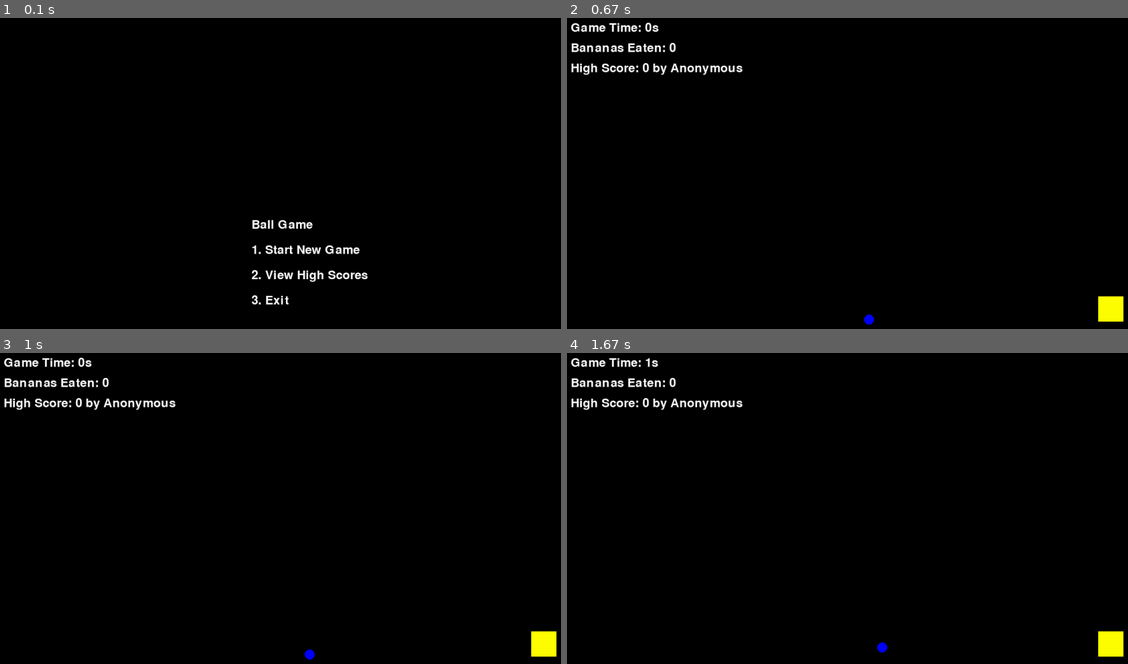
Above: before the commit, frames 1-4 (two rows, left to right).
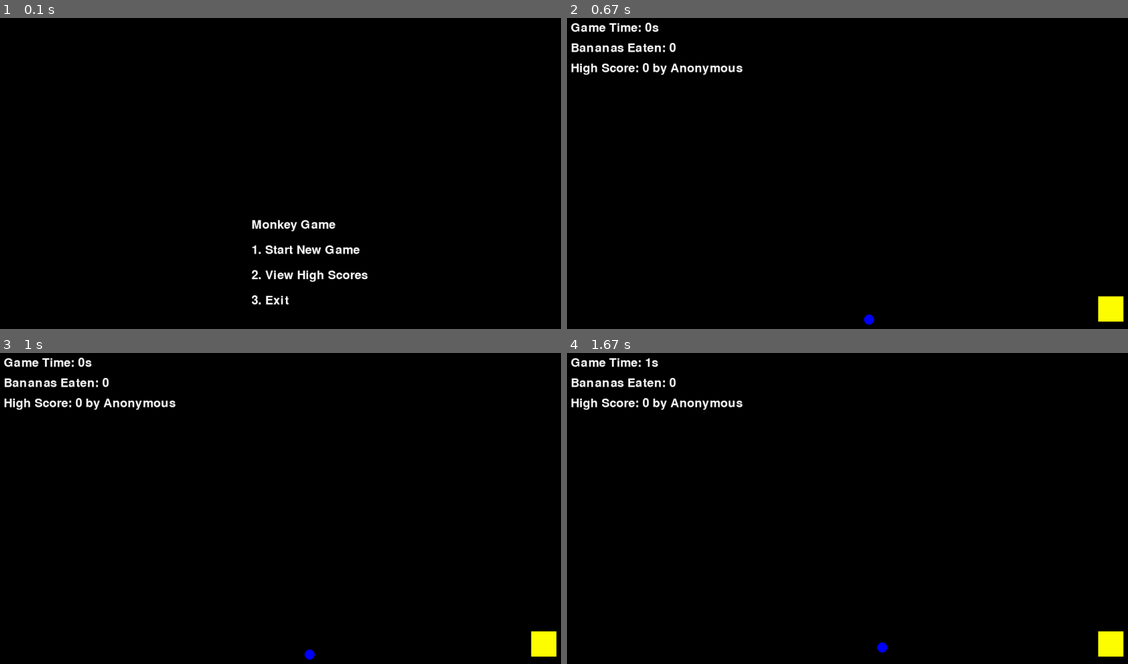
Above: after the commit, the same moments.

Repository: alavuvi/monkey-pygame
Game: pygame game, started from main.py
Two runs of this game, one before a commit and one after it. Both use one fixed random seed, a clock stepped at 60 frames per second and the inputs below.
Inputs:
- Up to frame 1 (0.1 s): no input
- Up to frame 2 (0.67 s): tap 1 at 0.33 s
- Up to frame 3 (1 s): hold Right from 0.67 s (still down)
- Up to frame 4 (1.67 s): release Right at 1.13 s; hold Up 1.22-1.52 s; hold Right from 1.55 s (still down)

The runs differ from the first frame. In frame 1, 0.3% of the frame differs, in the area x 44-60%, y 64-69%; in frame 2, nothing differs; in frame 3, nothing differs; in frame 4, nothing differs.

Commit message:
code cleaning

Diff:
--- a/main.py
+++ b/main.py
@@ -78,7 +78,7 @@
                     exit()  # Exit game
 
         screen.fill((0, 0, 0))
-        title_text = font.render("Ball Game", True, (255, 255, 255))
+        title_text = font.render("Monkey Game", True, (255, 255, 255))
         start_text = font.render("1. Start New Game", True, (255, 255, 255))
         highscore_text = font.render("2. View High Scores", True, (255, 255, 255))
         exit_text = font.render("3. Exit", True, (255, 255, 255))
